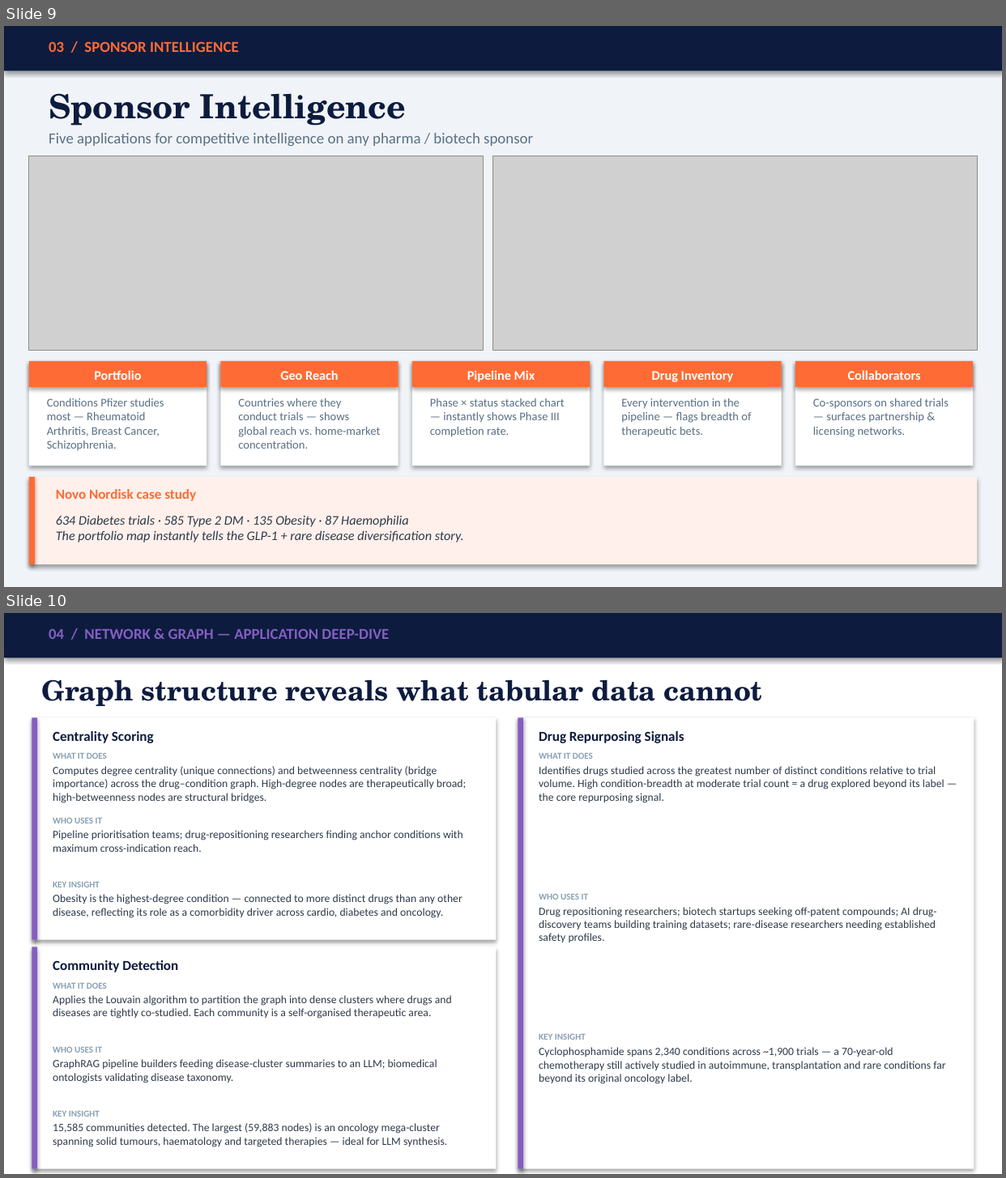
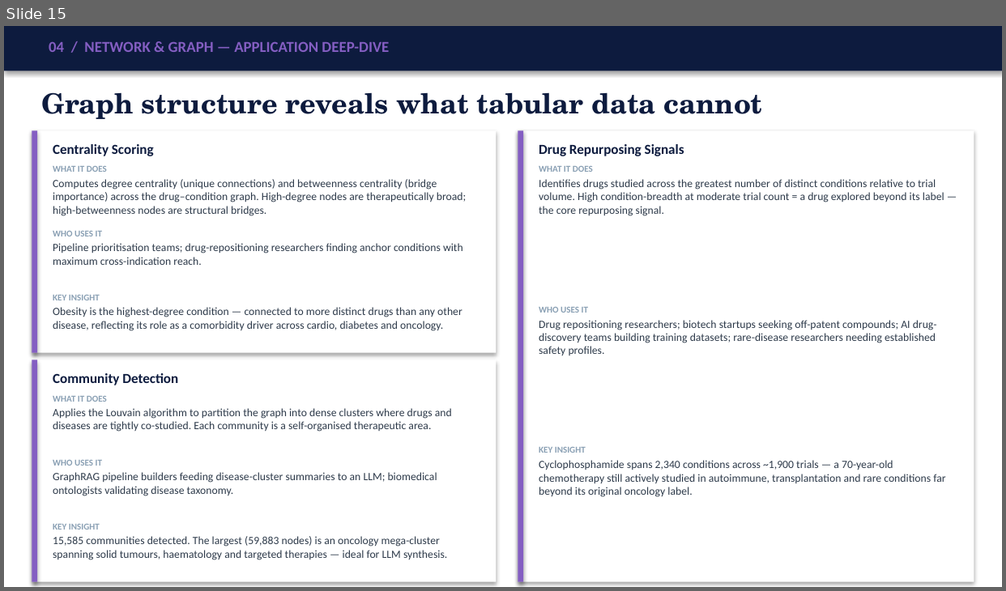
Before and after one commit to SHASANKsp/ClinicalTrails_application, a slide deck: ClinicalTrials_KG_LinkedIn_v2.pptx. Shown one above the other, each under a label of ours: slides 9 and 10 before the commit, slide 15 after it. The pictures are 1006x1178 and 1006x591 pixels, drawn with LibreOffice and Linux fonts; fonts in the diff are those of the drawing; grey boxes stand for pictures. Boxes give left, top, right and bottom in pixels: in the first picture for what was removed or moved away, otherwise in the second. Text is boxed around its words. In the diff, an @@ line names an element or a change of style, - is before the commit and + after.

```diff
--- a/ClinicalTrials_KG_LinkedIn_v2.pptx
+++ b/ClinicalTrials_KG_LinkedIn_v2.pptx
@@ slide 9 removed at box(4, 26, 1002, 587), background #F0F4F8 @@
@@ rectangle removed at box(4, 26, 1002, 71) @@
@@ text removed at box(49, 41, 239, 52) @@
-03 / SPONSOR INTELLIGENCE
@@ text removed at box(49, 93, 406, 126) @@
-Sponsor Intelligence
@@ text removed at box(49, 133, 533, 146) @@
-Five applications for competitive intelligence on any pharma / biotech sponsor
@@ picture removed at box(29, 156, 483, 350) @@
@@ picture removed at box(493, 156, 977, 350) @@
@@ rectangle removed at box(29, 361, 206, 466) @@
@@ rectangle removed at box(29, 361, 206, 387) @@
@@ rectangle removed at box(220, 361, 398, 466) @@
@@ rectangle removed at box(220, 361, 398, 387) @@
@@ rectangle removed at box(412, 361, 590, 466) @@
@@ rectangle removed at box(412, 361, 590, 387) @@
@@ rectangle removed at box(603, 361, 782, 466) @@
@@ rectangle removed at box(603, 361, 782, 387) @@
@@ rectangle removed at box(795, 361, 973, 466) @@
@@ rectangle removed at box(795, 361, 973, 387) @@
@@ text removed at box(94, 370, 141, 380) @@
-Portfolio
@@ text removed at box(280, 370, 339, 380) @@
-Geo Reach
@@ text removed at box(467, 370, 535, 382) @@
-Pipeline Mix
@@ text removed at box(652, 371, 734, 382) @@
-Drug Inventory
@@ text removed at box(848, 370, 921, 380) @@
-Collaborators
@@ text removed at box(47, 399, 164, 451) @@
-Conditions Pfizer studies most — Rheumatoid Arthritis, Breast Cancer, Schizophrenia.
@@ text removed at box(238, 399, 381, 449) @@
-Countries where they conduct trials — shows global reach vs. home-market concentration.
@@ text removed at box(430, 399, 565, 437) @@
-Phase × status stacked chart — instantly shows Phase III completion rate.
@@ text removed at box(621, 399, 751, 437) @@
-Every intervention in the pipeline — flags breadth of therapeutic bets.
@@ text removed at box(813, 399, 948, 437) @@
-Co-sponsors on shared trials — surfaces partnership & licensing networks.
@@ rectangle removed at box(29, 477, 977, 565) @@
@@ rectangle removed at box(29, 477, 35, 565) @@
@@ text removed at box(56, 489, 196, 501) @@
-Novo Nordisk case study
@@ text removed at box(56, 515, 464, 543) @@
-634 Diabetes trials · 585 Type 2 DM · 135 Obesity · 87 Haemophilia
-The portfolio map instantly tells the GLP-1 + rare disease diversification story.
@@ what was slide 10 is now slide 15 @@
```
Also in this commit, not shown: 6 slides changed, 5 slides added, 1 other slide removed, 1 other file.
